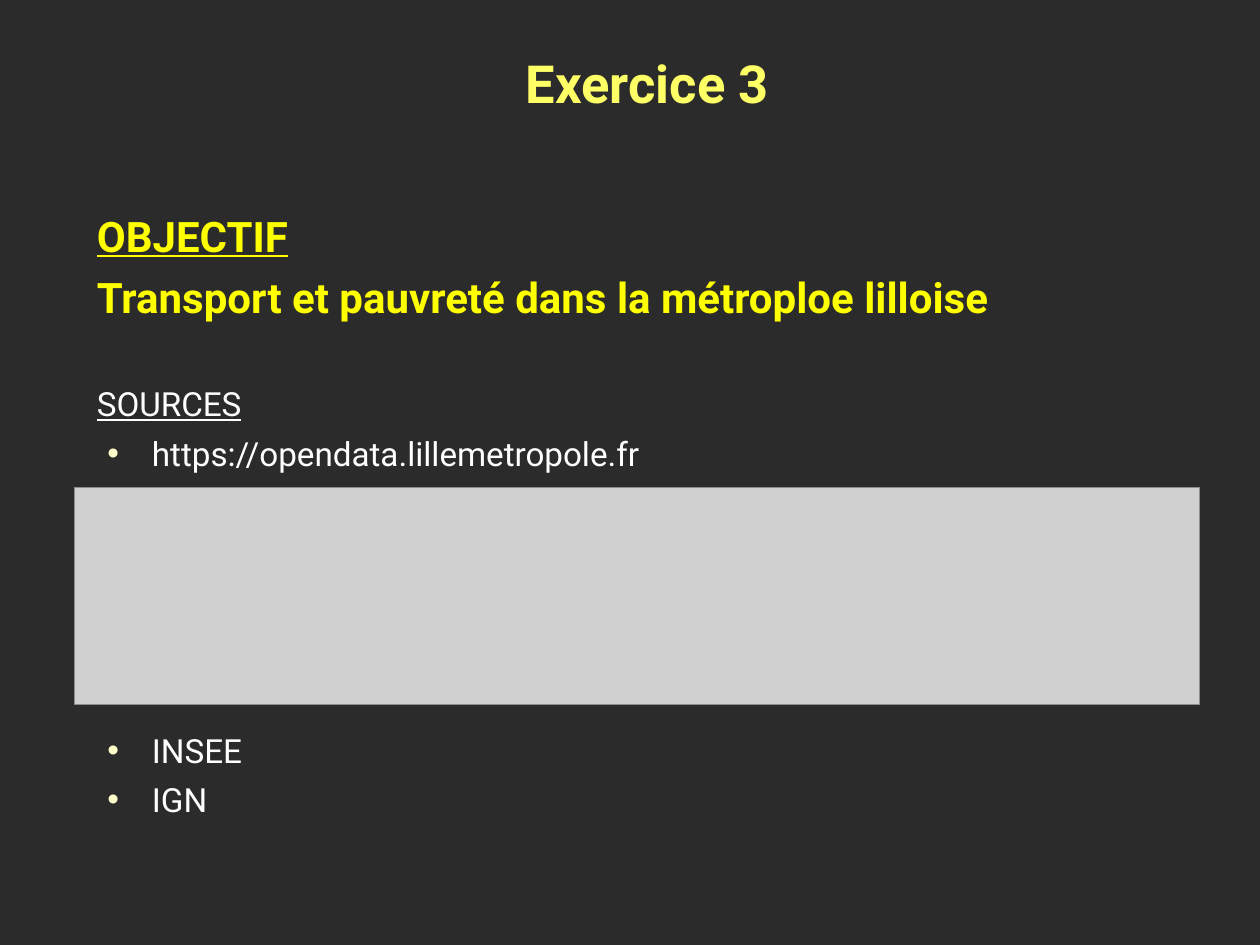
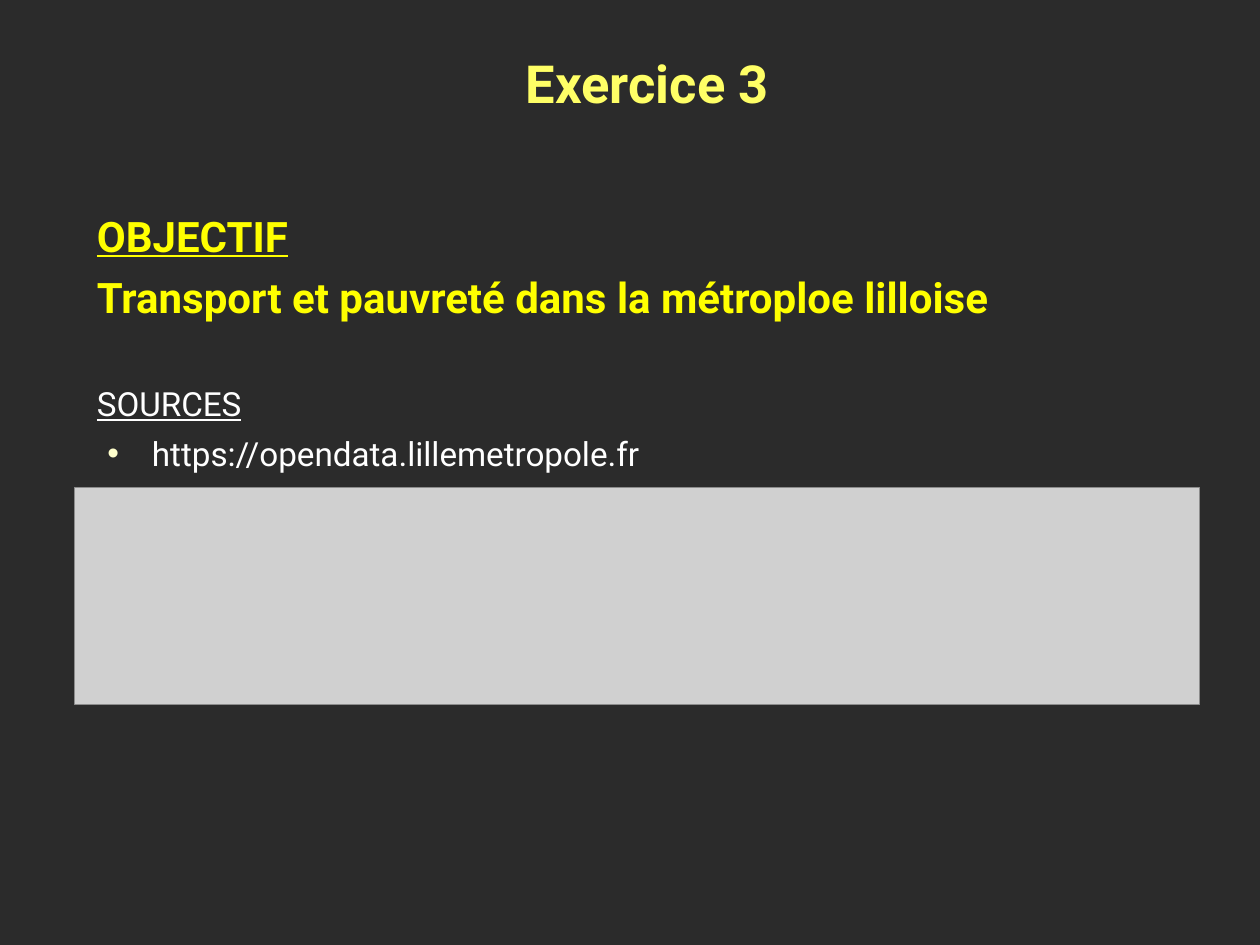
Before and after one commit to rCarto/MAGRIT-formations, a slide deck: slide 10 of ppt7 - exercices.odp. Drawn at 1260x945 pixels with LibreOffice and Linux fonts; fonts in the diff are those of the drawing; grey boxes stand for pictures; background and template pictures are left out; a plain dark background stands for a picture behind light text. Boxes give left, top, right and bottom in pixels: in the first picture for what was removed or moved away, otherwise in the second. Text is boxed around its words. In the diff, an @@ line names an element or a change of style, - is before the commit and + after.

```diff
--- a/ppt7 - exercices.odp
+++ b/ppt7 - exercices.odp
@@ text at box(152, 739, 242, 813): paragraphs removed @@
-  • INSEE
-  • IGN
```
Also in this commit, not shown: 1 other file.
